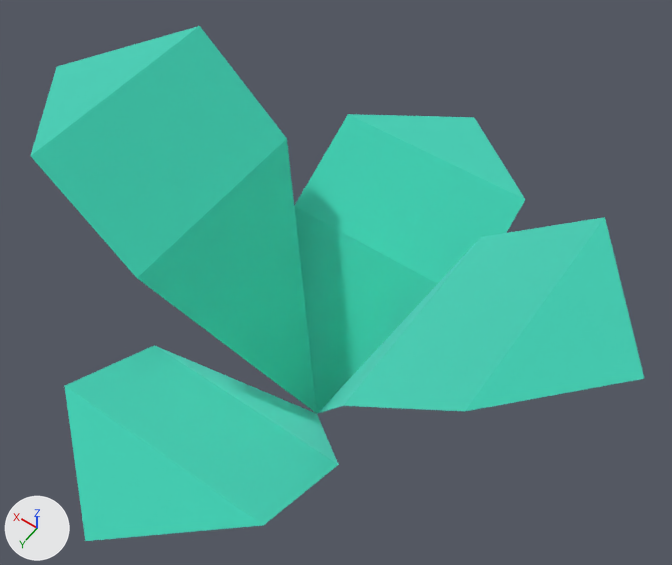
Two versions of the glTF model apps/client/public/env/kenney-nature-kit/plant_bush.glb, one commit apart.
Both versions are drawn from a 50 mm camera at (-0.217, 0.279, 0.56) aimed at (-0.001, -0.023, 0.086). Arrows for +X, +Y and +Z are at lower left; the lights stay in place. The older version comes first. Vertices at exactly the same position are counted once.

The first picture shows 'plant_bush'.
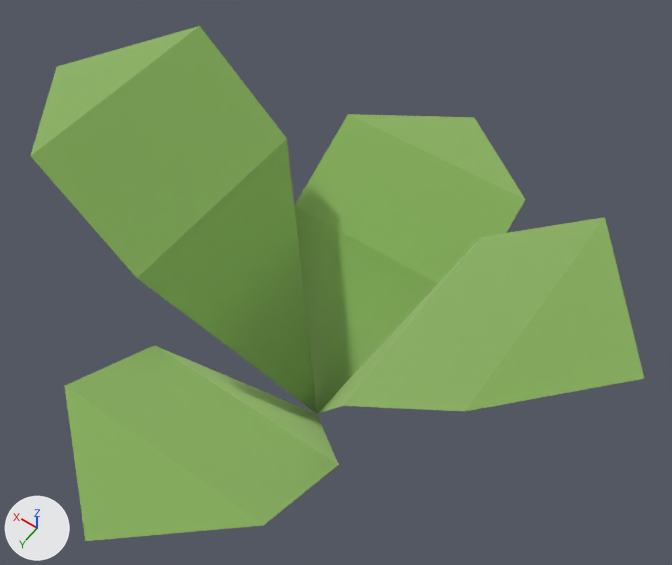
Where the newer file only moved an object's origin or applied its transform, the numbers keep the older frame.

What the commit changed:
Material 'grass' (mat_grass) changes colour from cyan #73eddd to green #bbda93; in linear values from (0.173, 0.847, 0.722) to (0.498, 0.698, 0.29).
me_mesh_plant_bush has 21 vertices, 16 faces and spans x -0.198..0.198, y -0.198..0.198, z 0.0..0.244.
me_mesh_plant_bush is used by ob_plant_bush; location (0.0, 0.0, -0.05).
me_mesh_plant_bush part 1: all 4 faces centred in x -0.049..0.049, y 0.0..0.118, z 0.123..0.144 are now shaded smooth.
me_mesh_plant_bush part 2: all 2 faces centred in x -0.024..0.024, y -0.118..-0.096, z 0.131..0.144 are now shaded smooth.
me_mesh_plant_bush part 3: the 1 face centred in x -0.159, y 0.0, z 0.24 is now shaded smooth.
me_mesh_plant_bush part 4: the 1 face centred in x 0.159, y 0.0, z 0.24 is now shaded smooth.

Pixel boxes [x1, y1, x2, y2] of what changed, in the pictures (672 x 565 px):
'plant_bush', recoloured, shading changed (cyan to green)
    both: [31, 26, 644, 541]
part 1 of me_mesh_plant_bush, shading changed
    both: [65, 139, 477, 525]
part 2 of me_mesh_plant_bush, shading changed
    both: [294, 114, 525, 284]
part 3 of me_mesh_plant_bush, shading changed
    both: [466, 218, 644, 411]
part 4 of me_mesh_plant_bush, shading changed
    both: [31, 26, 199, 155]
